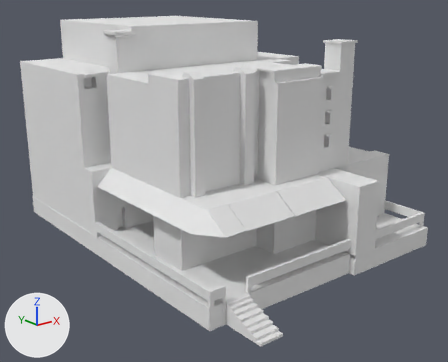
One commit to the Blender file Brains/Assets/Blender/Building Tutorial Walkable.blend: the scene before it, then after it.
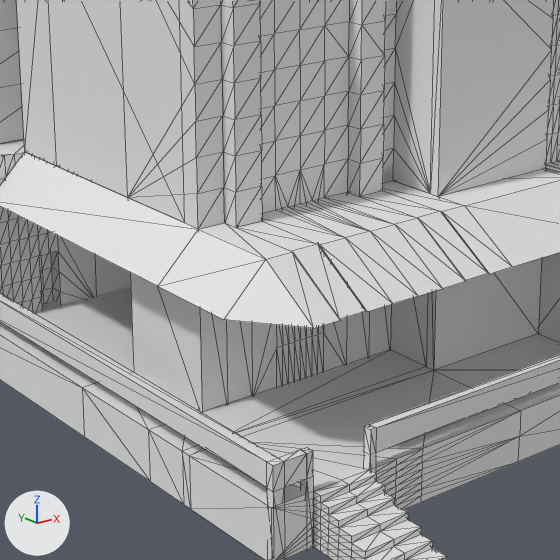
Old and new are each drawn whole from a 50 mm camera at (-23.98, -31.92, 15.74) aimed at (0.31, -1.56, 3.59) and again close up on the part from 23% to 72% of the width and 30% to 91% of the height. The lights are fixed; the arrows at lower left show +X, +Y and +Z. The close-ups show mesh edges as thin lines.

In view in the first close-up: 'S_BuildingTutorialWalkable'.
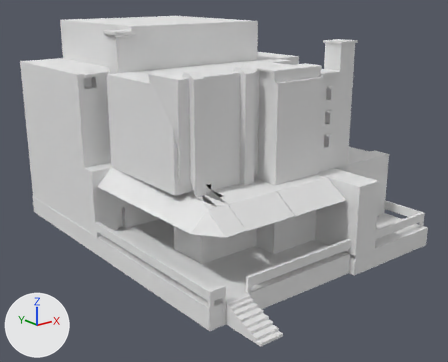
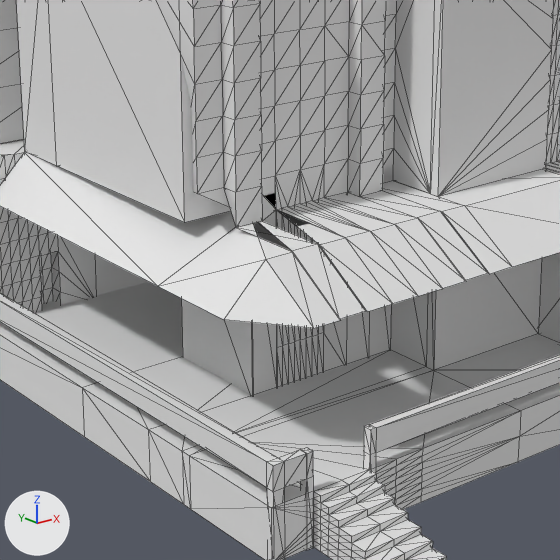
Pixel boxes [x1, y1, x2, y2] of what changed, in the close-ups (560 x 560 px; the box of a moved part takes in the faces that stretch with it):
part 1 of me_cube, moved or reshaped
    before: [0, 0, 344, 412]
    after: [0, 0, 344, 396]

The change, as a diff of the scene's bpy script:
```diff
--- a/Brains/Assets/Blender/Building Tutorial Walkable.blend.py
+++ b/Brains/Assets/Blender/Building Tutorial Walkable.blend.py
@@ me_cube @@
 me_cube.from_pydata(...)  # 1256 vertices, 1113 faces; spans x -8.0..11.6, y -13.4..10.4, z -0.1..13.5
 # used by ob_s_buildingtutorialwalkable; location = (0.0, 0.0, 0.0)
 # before: 48 (-6.7, -6.6, 5.3) at pixel (198, 229), 50 (-6.7, -3.9, 5.3) at pixel (127, 197), 59 (-5.3, -6.6, 5.3), 75 (-6.0, -6.6, 5.3) at pixel (224, 222), 421 (-6.7, -3.9, 1.0)
 # before: 422 (-6.7, -6.6, 1.0), 423 (-6.0, -6.6, 1.0), 427 (-5.3, -6.6, 1.0)
+# me_cube part 1
+for i in [59, 75, 423, 427]: me_cube.vertices[i].co += Vector((0.7, 0.0, 0.0))
+for i in [48, 50, 421, 422]: me_cube.vertices[i].co += Vector((1.3, 0.0, 0.0))
 me_cube.materials.append(mat_material)
```
